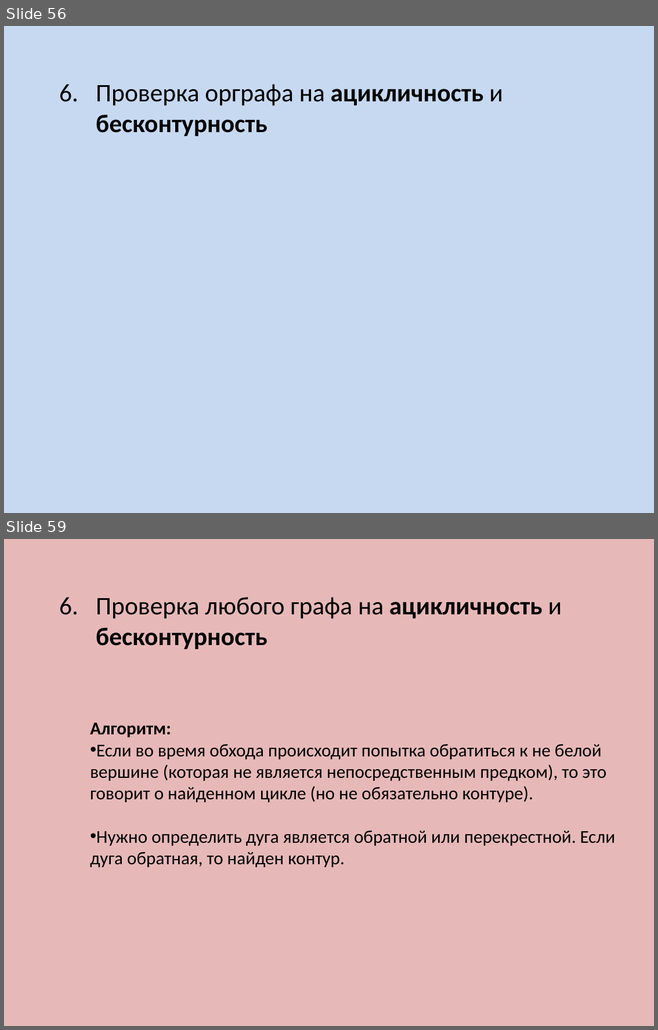
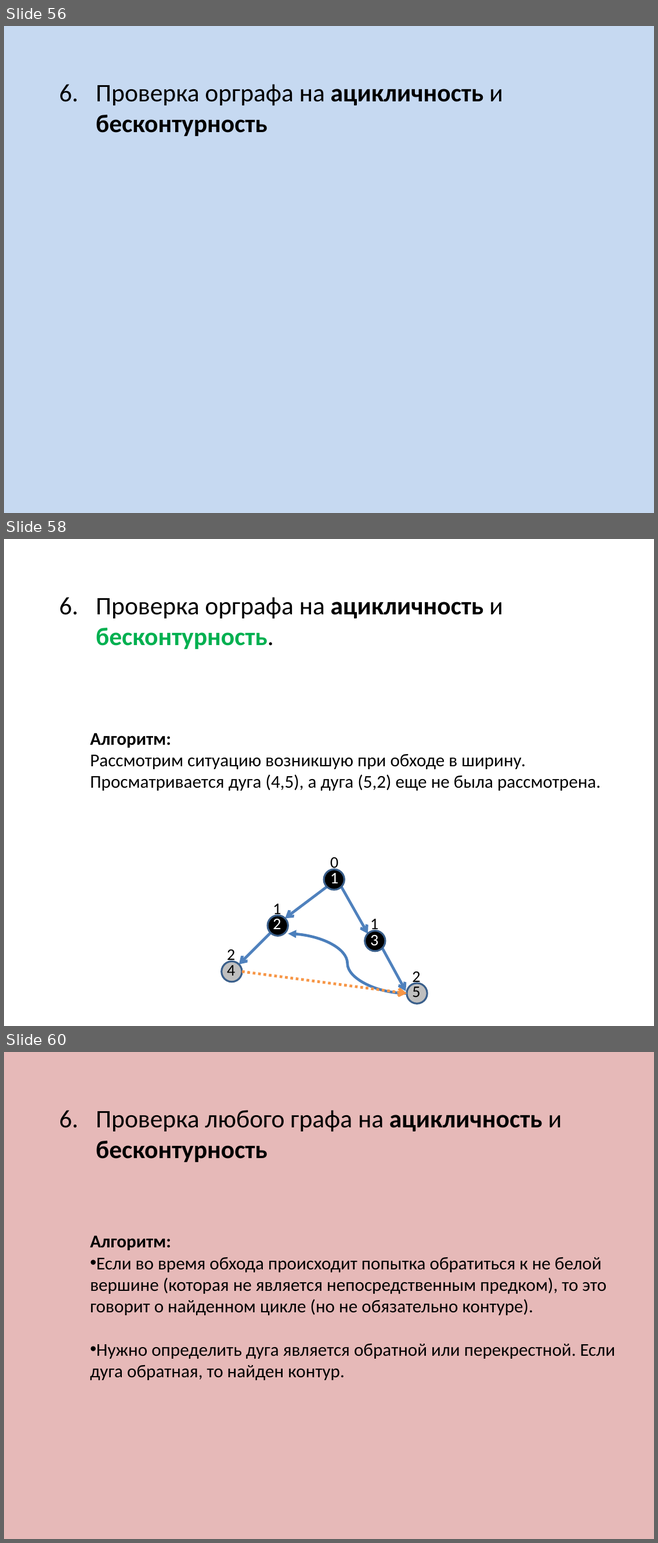
Before and after one commit to SteinbergOB/ANG, a slide deck: Презентации/Лекция 1.pptx. Shown one above the other, each under a label of ours: slides 56 and 59 before the commit, slides 56, 58 and 60 after it; the slides between them are not shown. The pictures are 658x1030 and 658x1543 pixels, drawn with LibreOffice and Linux fonts; fonts in the diff are those of the drawing. Boxes give left, top, right and bottom in pixels: in the first picture for what was removed or moved away, otherwise in the second. Text is boxed around its words. In the diff, an @@ line names an element or a change of style, - is before the commit and + after.

```diff
--- a/Презентации/Лекция 1.pptx
+++ b/Презентации/Лекция 1.pptx
@@ slide 58 added at [4,539,654,1026], background #FFFFFF @@
@@ text added at [96,597,503,649], 28 pt, text #000000, bold @@
+6. Проверка орграфа на ацикличность и бесконтурность.
@@ text added at [90,733,600,791], 20 pt, text #000000 @@
+Алгоритм:
+Рассмотрим ситуацию возникшую при обходе в ширину. Просматривается дуга (4,5), а дуга (5,2) еще не была рассмотрена.
@@ text added at [330,857,338,872], 18 pt, text #000000 @@
+0
@@ ellipse added at [324,870,344,890], fill #000000, outline #3A5F8C 2 pt @@
@@ text added at [330,870,338,884], 18 pt, text #FFFFFF @@
+1
@@ text added at [273,904,281,918], 18 pt, text #000000 @@
+1
@@ arrow added from (327, 887) to (285, 918), #4F81BD 3 pt @@
@@ arrow added from (341, 887) to (368, 934), #4F81BD 3 pt @@
@@ ellipse added at [268,916,288,936], fill #000000, outline #3A5F8C 2 pt @@
@@ text added at [273,916,281,929], 18 pt, text #FFFFFF @@
+2
@@ text added at [370,919,378,933], 18 pt, text #000000 @@
+1
@@ arrow added from (270, 933) to (239, 965), #4F81BD 3 pt @@
@@ curved arrow added from (407, 994) to (288, 934), #4B7EBC 3 pt @@
@@ ellipse added at [365,931,384,951], fill #000000, outline #3A5F8C 2 pt @@
@@ text added at [370,932,378,950], 18 pt, text #FFFFFF @@
+3
@@ text added at [227,950,235,964], 18 pt, text #000000 @@
+2
@@ arrow added from (382, 948) to (405, 991), #4F81BD 3 pt @@
@@ ellipse added at [221,961,242,982], fill #BFBFBF, outline #3A5F8C 2 pt @@
@@ text added at [227,962,235,976], 18 pt, text #000000 @@
+4
@@ arrow added from (242, 972) to (407, 994), #F79646 3 pt dashed @@
@@ text added at [412,972,420,986], 18 pt, text #000000 @@
+2
@@ ellipse added at [407,983,427,1004], fill #BFBFBF, outline #3A5F8C 2 pt @@
@@ text added at [412,984,420,997], 18 pt, text #000000 @@
+5
@@ what was slide 59 is now slide 60 @@
```
Also in this commit, not shown: 2 slides changed, 1 other slide added, 1 slide removed.
